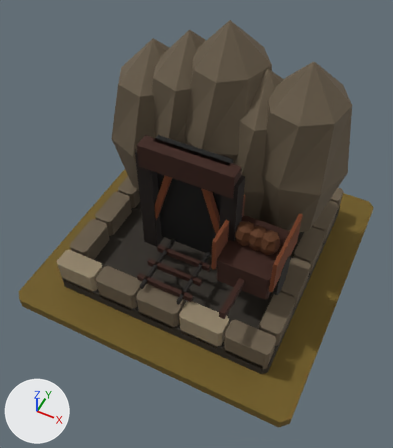
What one commit did to the glTF model art/mine_t2/mine_t2.glb.
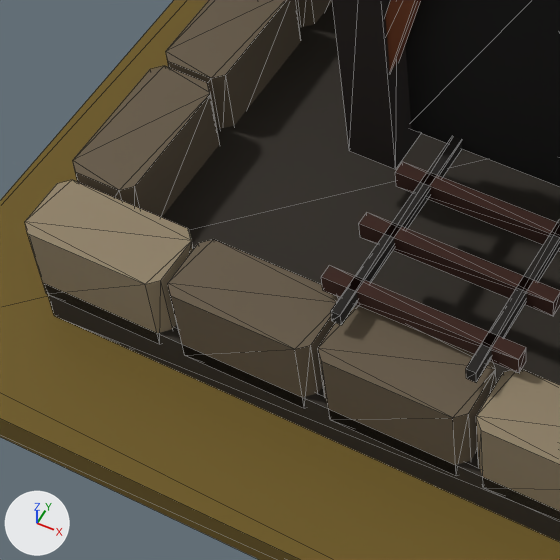
Old and new are each drawn whole from a 50 mm lens placed at (0.699, -1.521, 2.087), pointed at (0.029, -0.181, 0.412) and again close up on the part from 13% to 51% of the width and 45% to 79% of the height. Lighting does not change. The marker at lower left points along +X, +Y and +Z. The first two pictures are the older version. The close-ups show mesh edges as thin lines.

Objects in the first close-up: 'MMR | mine | T02 Architecture.001', 'MMR | mine | Tier 02 Ground.001'.
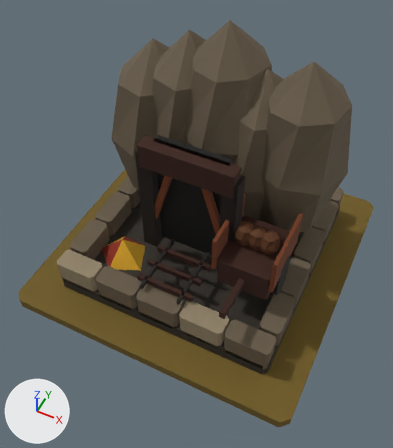
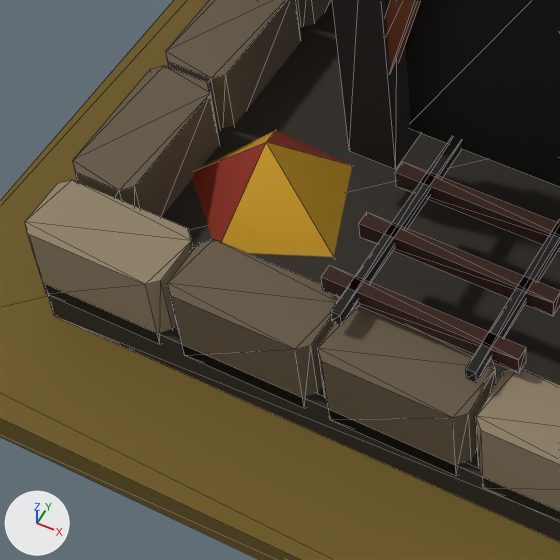
Pixel boxes [x1, y1, x2, y2] of what changed, in the close-ups (560 x 560 px):
'MMR | mine | T02 Autumn Dressing.001', added
    after: [192, 130, 352, 257]

The change, as a diff of the scene's bpy script:
```diff
--- a/art/mine_t2/mine_t2.glb.py
+++ b/art/mine_t2/mine_t2.glb.py
@@ me_mmr___mine___t02_autumn_dressing_001 @@
+me_mmr___mine___t02_autumn_dressing_001.from_pydata(...)  # 6 vertices, 5 faces; spans x -0.425..-0.182, y -0.372..-0.163, z 0.062..0.162
+me_mmr___mine___t02_autumn_dressing_001.materials.append(mat_mmr___shared_palette_atlas)  # picture img_mmr_shared_color_palette_64
@@ ob_mmr___mine___t02_autumn_dressing_001 @@
+ob_mmr___mine___t02_autumn_dressing_001 = bpy.data.objects.new('MMR | mine | T02 Autumn Dressing.001', me_mmr___mine___t02_autumn_dressing_001)
+ob_mmr___mine___t02_autumn_dressing_001.location = (0.0, 0.0, 0.05)
```
